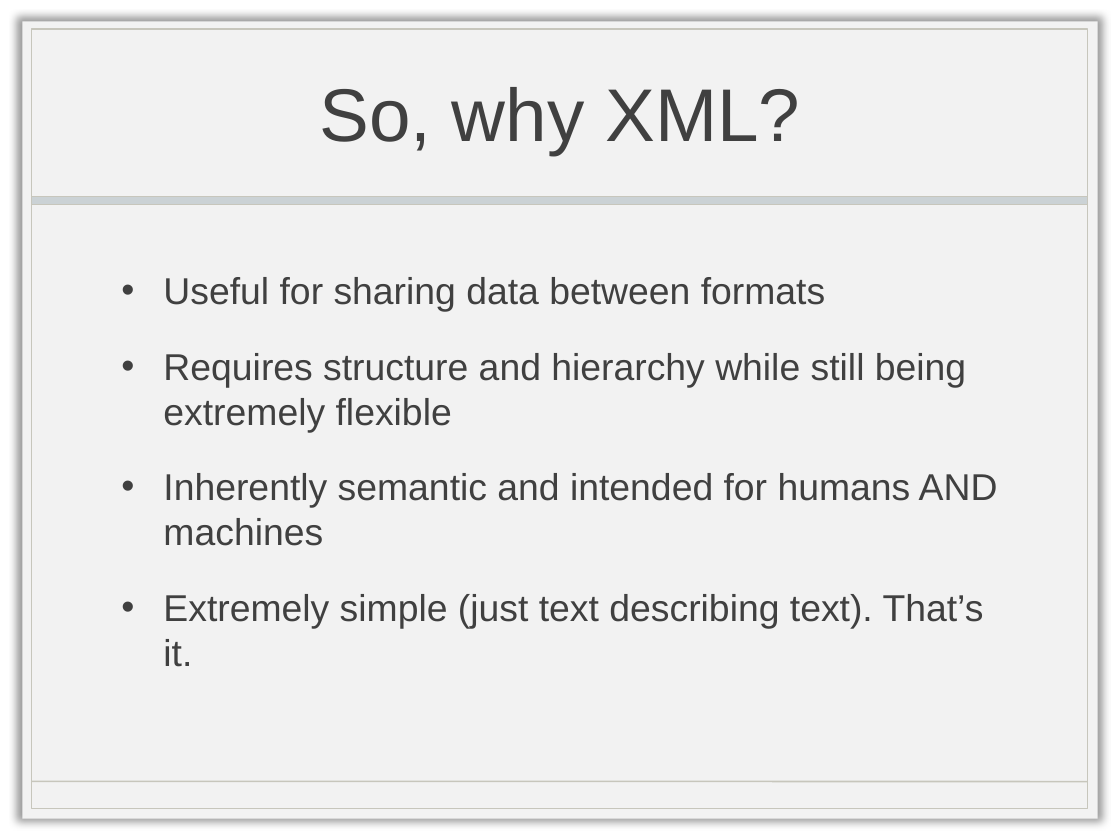
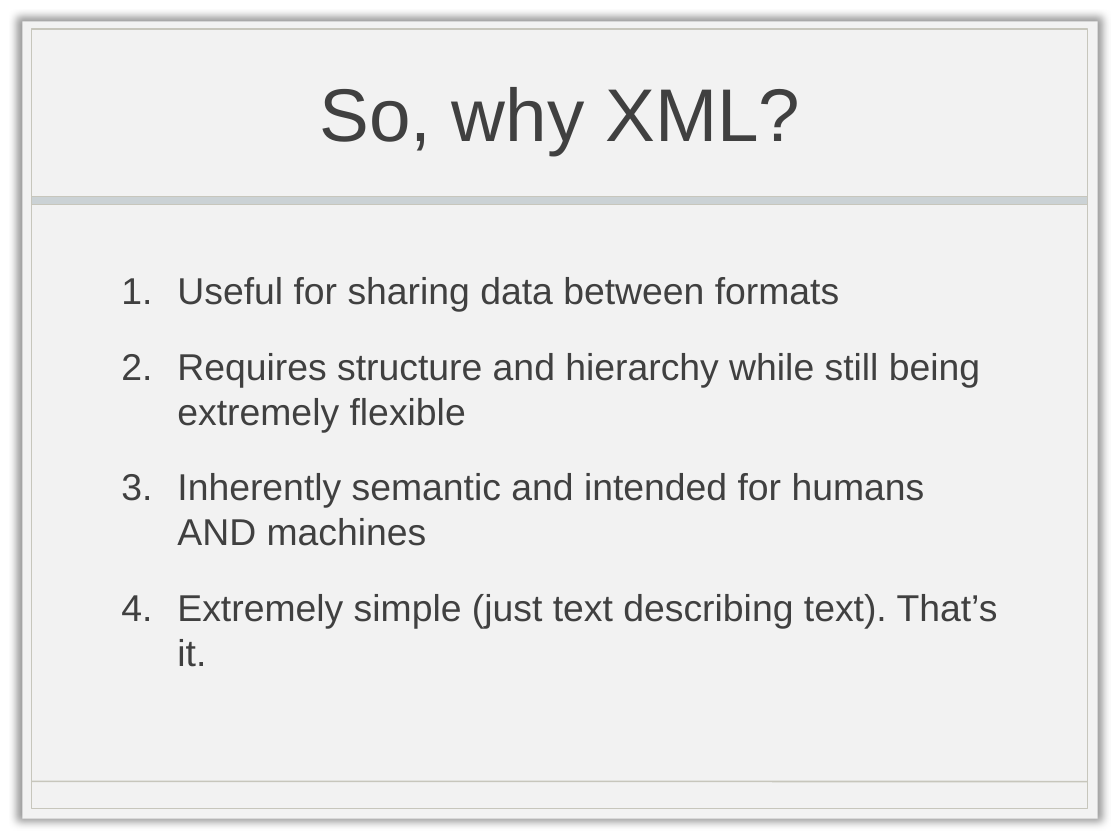
Before and after one commit to doctorlam/tecm5191, a slide deck: slide 3 of readings/intro-xml.pptx. Drawn at 1120x840 pixels with LibreOffice and Linux fonts; fonts in the diff are those of the drawing; background and template pictures are left out. Boxes give left, top, right and bottom in pixels: in the first picture for what was removed or moved away, otherwise in the second. Text is boxed around its words. In the diff, an @@ line names an element or a change of style, - is before the commit and + after.

```diff
--- a/readings/intro-xml.pptx
+++ b/readings/intro-xml.pptx
@@ text "Useful for sharing data between ..." at [177, 277, 998, 667]: bullet • to 1. @@
```
Also in this commit, not shown: 2 other slides changed, 4 other files.
